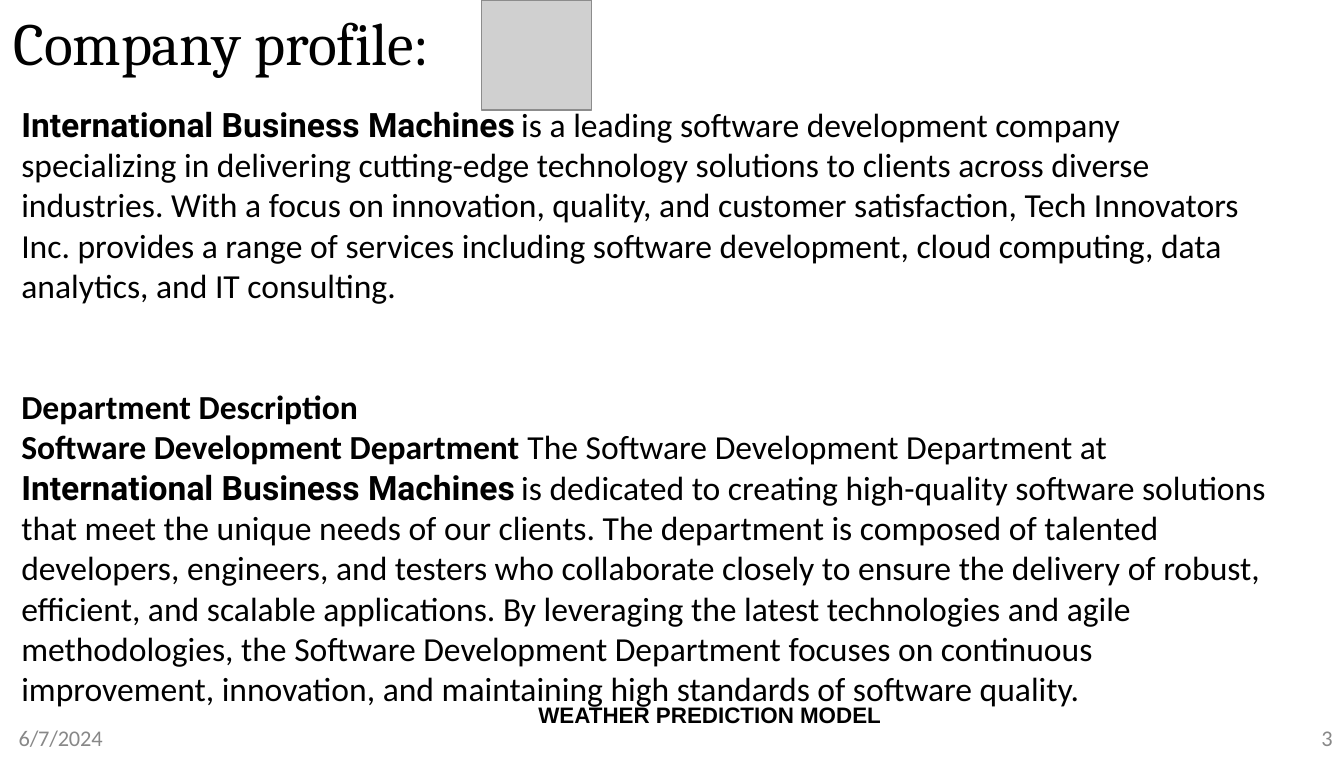
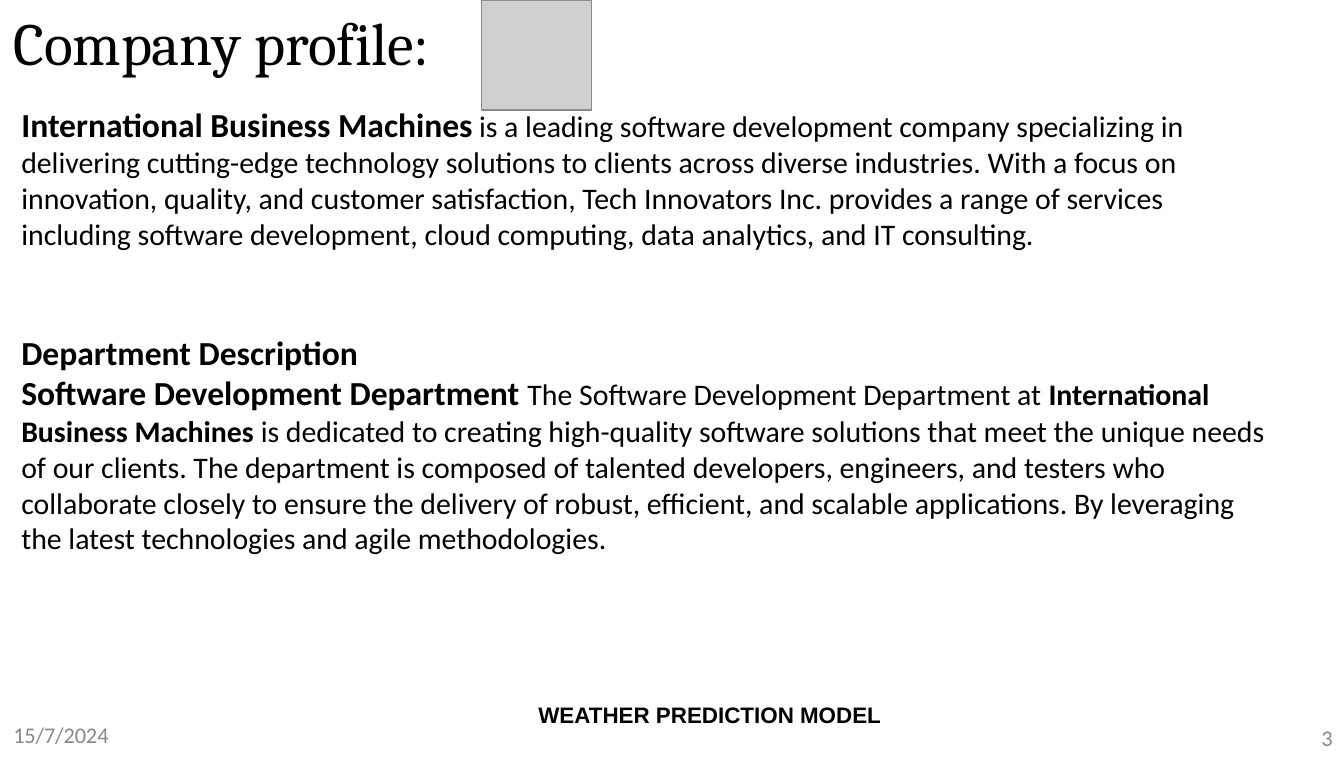
Before and after one commit to Anish202020/6th-Semester, a slide deck: slide 3 of Report and PPT/Internship/Ppt/Anish Kumar 1AY21CS028 Internship 6thsem-21scheme.pptx. Drawn at 1344x757 pixels with LibreOffice and Linux fonts; fonts in the diff are those of the drawing; grey boxes stand for pictures; background and template pictures are left out. Boxes give left, top, right and bottom in pixels: in the first picture for what was removed or moved away, otherwise in the second. Text is boxed around its words. In the diff, an @@ line names an element or a change of style, - is before the commit and + after.

```diff
--- a/Report and PPT/Internship/Ppt/Anish Kumar 1AY21CS028 Internship 6thsem-21scheme.pptx
+++ b/Report and PPT/Internship/Ppt/Anish Kumar 1AY21CS028 Internship 6thsem-21scheme.pptx
@@ text at bbox=[21, 113, 1184, 250]: size 18 to 16 pt in "is a leading software development company specializing ..."; font Roboto to Calibri in "International Business Machines" @@
@@ text at bbox=[21, 381, 1265, 554]: text changed; size 18 to 16 pt @@
-Software Development Department The Software Development Department at International Business Machines is dedicated to creating high-quality software solutions that meet the unique needs of our clients. The department is composed of talented developers, engineers, and testers who collaborate closely to ensure the delivery of robust, efficient, and scalable applications. By leveraging the latest technologies and agile methodologies, the Software Development Department focuses on continuous improvement, innovation, and maintaining high standards of software quality.
+Software Development Department The Software Development Department at International Business Machines is dedicated to creating high-quality software solutions that meet the unique needs of our clients. The department is composed of talented developers, engineers, and testers who collaborate closely to ensure the delivery of robust, efficient, and scalable applications. By leveraging the latest technologies and agile methodologies.
@@ text at bbox=[13, 727, 108, 744]: text changed @@
-6/7/2024
+15/7/2024
```
Also in this commit, not shown: 8 other slides changed, 2 slides added, 1 slide removed, 15 other files.
